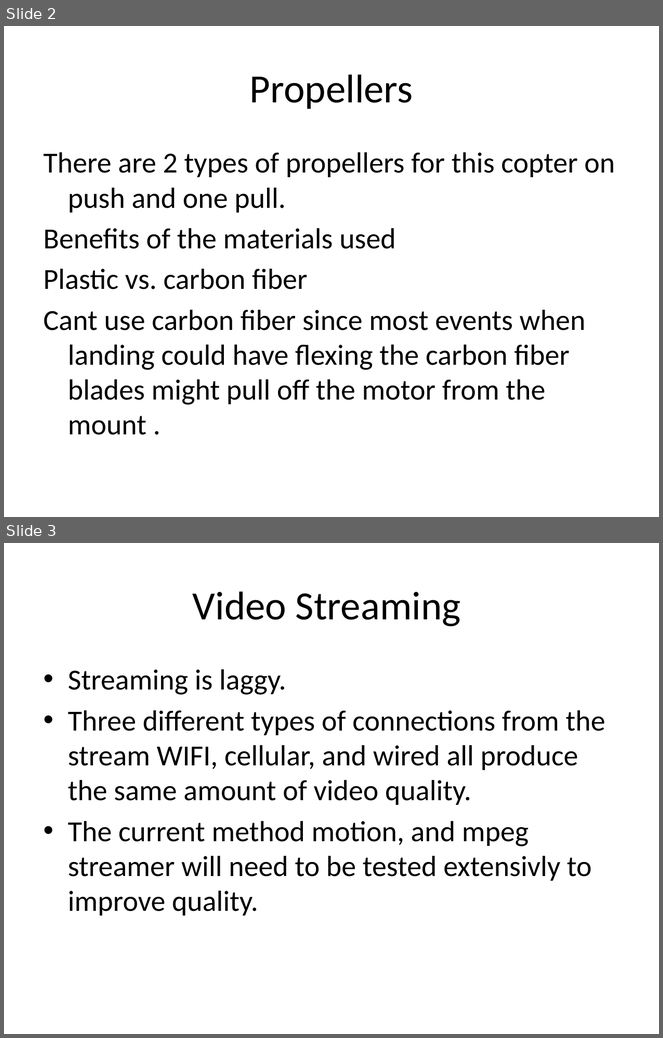
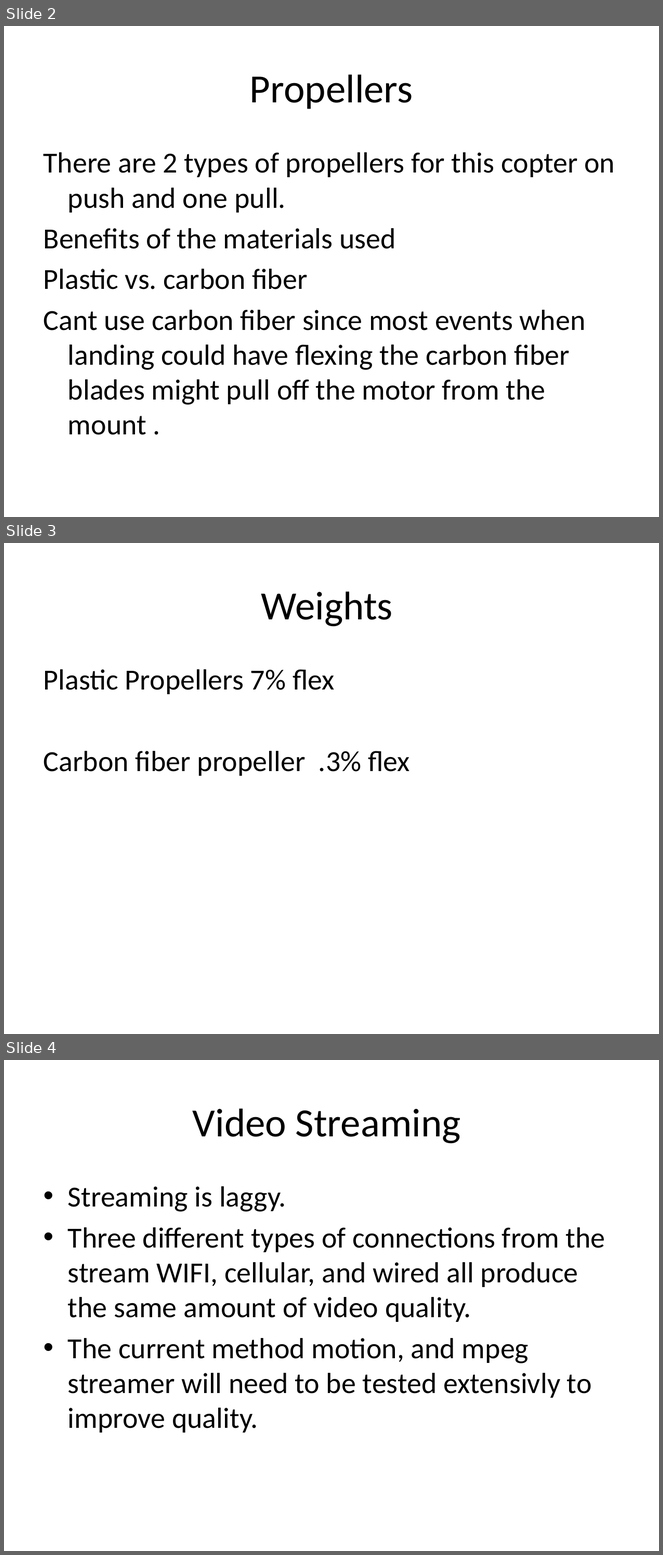
Before and after one commit to N02262410/Embeded_Linux, a slide deck: Update.pptx. Shown one above the other, each under a label of ours: slides 2 and 3 before the commit, slides 2, 3 and 4 after it. The pictures are 663x1038 and 663x1555 pixels, drawn with LibreOffice and Linux fonts; fonts in the diff are those of the drawing. Boxes give left, top, right and bottom in pixels: in the first picture for what was removed or moved away, otherwise in the second. Text is boxed around its words. In the diff, an @@ line names an element or a change of style, - is before the commit and + after.

```diff
--- a/Update.pptx
+++ b/Update.pptx
@@ slide 3 added at (x1=4, y1=543, x2=659, y2=1034), background #FFFFFF @@
@@ title added at (x1=261, y1=591, x2=393, y2=627), 44 pt, text #000000 @@
+Weights
@@ text added at (x1=44, y1=669, x2=410, y2=776), 32 pt, text #000000 @@
+Plastic Propellers 7% flex
+Carbon fiber propeller .3% flex
@@ what was slide 3 is now slide 4 @@
```
Also in this commit, not shown: 2 other slides added.
